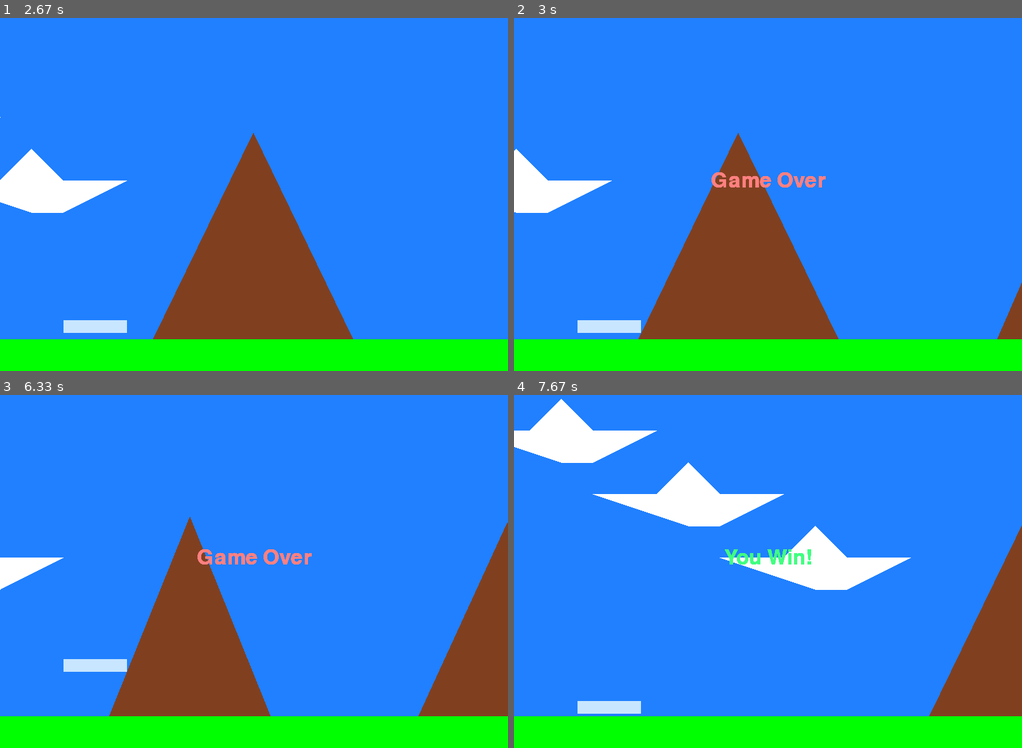
Above: before the commit, frames 1-4 (two rows, left to right).
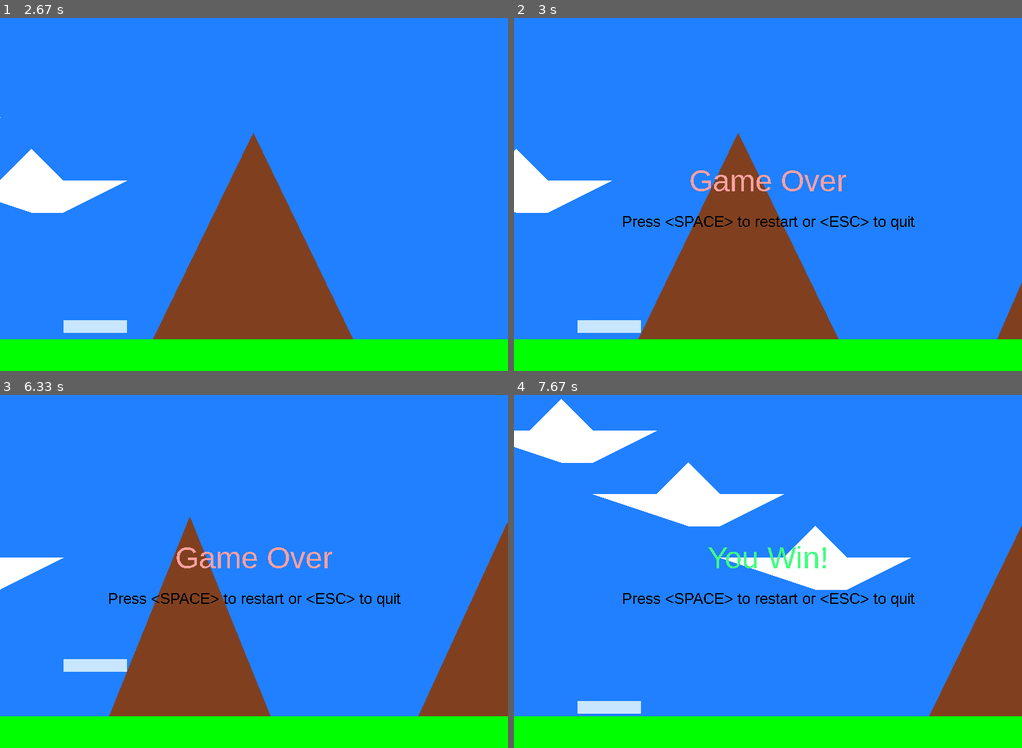
Above: after the commit, the same moments.

Repository: iserk/pygame_collisions
Game: pygame game, started from main.py
Same seed, same stepped clock (60 frames per second), same inputs: the game is played once before the commit and once after it.
Inputs:
- Up to frame 1 (2.67 s): hold D 0.33-0.8 s; hold W 0.83-1.13 s; hold D 1.17-1.63 s; hold A 1.67-2.2 s; hold S 2.23-2.53 s; hold A from 2.57 s (still down)
- Up to frame 2 (3 s): release A at 2.97 s
- Up to frame 3 (6.33 s): tap Space at 3 s; hold W 3.33-3.7 s; hold D 3.73-4.37 s; hold S 4.4-4.77 s; hold A 4.8-5.27 s; hold D 5.3-5.77 s; hold W 5.8-6.1 s; hold D from 6.13 s (still down)
- Up to frame 4 (7.67 s): release D at 6.6 s; tap Space at 6.63 s; hold A 6.97-7.5 s; hold S from 7.53 s (still down)

Frame 1 is identical in both runs. In frame 2, 1.3% of the frame differs, in the area x 21-79%, y 43-61%; in frame 3, 1.3%; in frame 4, 1.0%.

Commit message:
Adjusted text

Diff:
--- a/main.py
+++ b/main.py
@@ -121,13 +121,18 @@
     def __init__(self, game):
         super().__init__(game)
         self.game_over_text = None
+        self.keys_text = None
 
     def activate(self):
         super().activate()
 
-        self.game_over_text = Text(None, 'Game Over', x=SCREEN_SIZE[0] / 2, y=SCREEN_SIZE[1] / 2, size=48, color=(255, 128, 128))
-
+        self.game_over_text = Text(None, 'Game Over', x=SCREEN_SIZE[0] / 2, y=SCREEN_SIZE[1] / 2, size=48, color=(255, 160, 160))
         self.add(self.game_over_text, layer=100)
+
+        self.keys_text = Text(None, 'Press <SPACE> to restart or <ESC> to quit',
+                              x=SCREEN_SIZE[0] / 2, y=SCREEN_SIZE[1] / 2 + 64,
+                              size=24, color='black')
+        self.add(self.keys_text, layer=100)
 
     def handle_event(self, event):
         if event.type == pygame.KEYDOWN:
@@ -142,12 +147,18 @@
     def __init__(self, game):
         super().__init__(game)
         self.victory_text = None
+        self.keys_text = None
 
     def activate(self):
         super().activate()
 
         self.victory_text = Text(None, 'You Win!', x=SCREEN_SIZE[0] / 2, y=SCREEN_SIZE[1] / 2, size=48, color=(64, 255, 128))
         self.add(self.victory_text, layer=100)
+
+        self.keys_text = Text(None, 'Press <SPACE> to restart or <ESC> to quit',
+                              x=SCREEN_SIZE[0] / 2, y=SCREEN_SIZE[1] / 2 + 64,
+                              size=24, color='black')
+        self.add(self.keys_text, layer=100)
 
     def handle_event(self, event):
         if event.type == pygame.KEYDOWN:
@@ -250,8 +261,8 @@
         self.y = y
 
     def render(self, camera):
-        font = pygame.font.SysFont(None, self.size)
-        text = font.render(self.text, True, self.color)
+        font = pygame.font.SysFont('Arial', self.size)
+        text = font.render(self.text, False, self.color)
         text_rect = text.get_rect()
         text_rect.center = (self.x, self.y)
         camera.screen.blit(text, text_rect)
